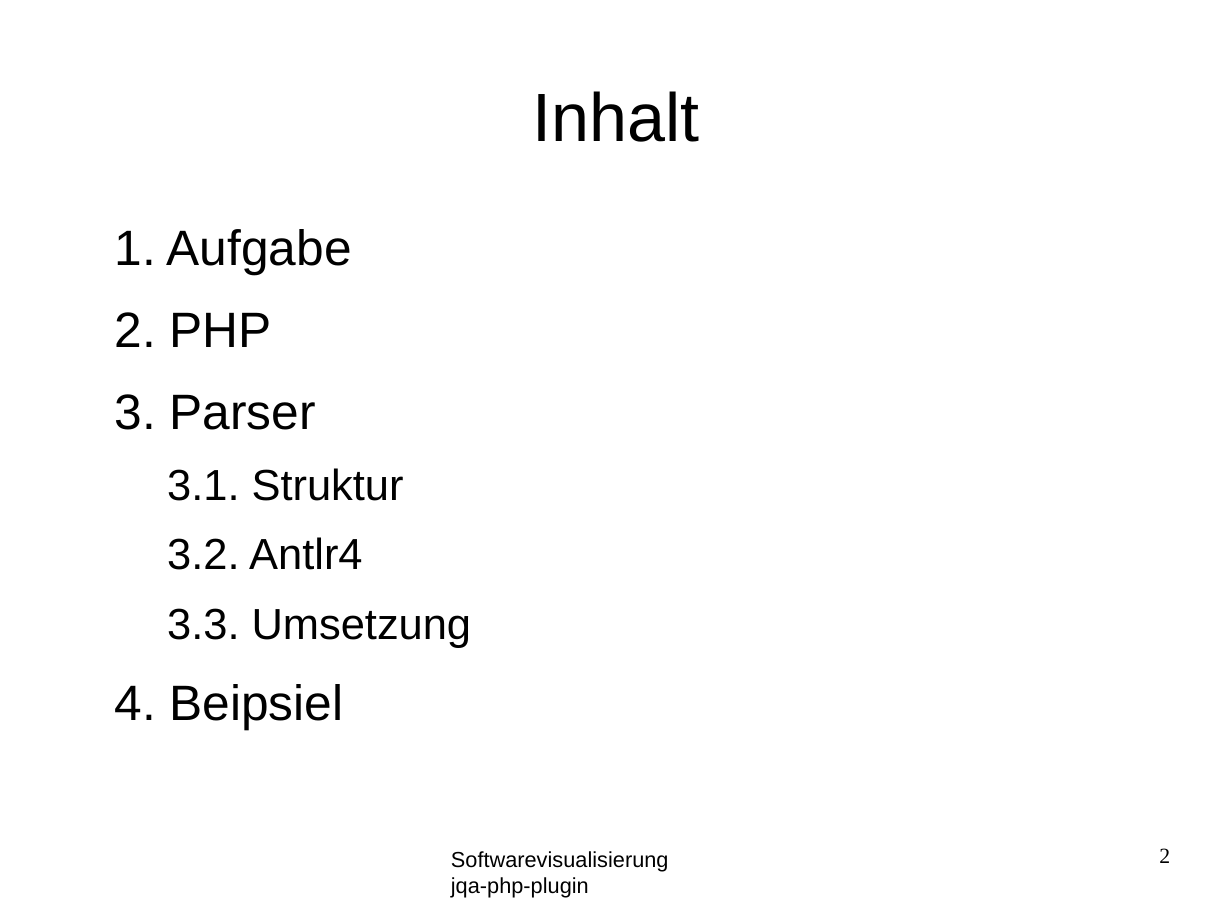
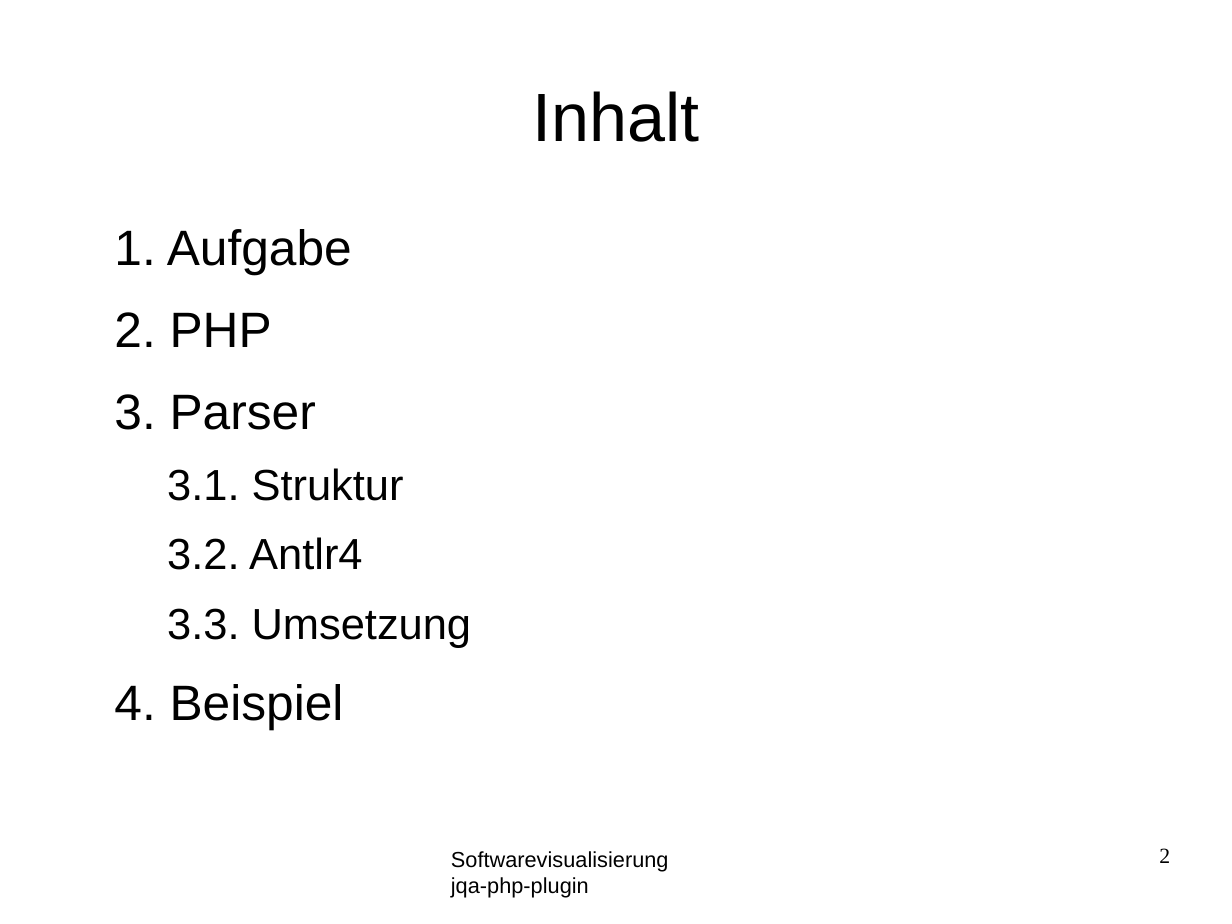
Before and after one commit to softvis-research/jqa-php-plugin, a slide deck: slide 2 of material/presentation.odp. Drawn at 1232x924 pixels with LibreOffice and Linux fonts; fonts in the diff are those of the drawing; background and template pictures are left out. Boxes give left, top, right and bottom in pixels: in the first picture for what was removed or moved away, otherwise in the second. Text is boxed around its words. In the diff, an @@ line names an element or a change of style, - is before the commit and + after.

```diff
--- a/material/presentation.odp
+++ b/material/presentation.odp
@@ text at (114,684,344,729): text changed @@
-4. Beipsiel
+4. Beispiel
```
Also in this commit, not shown: 4 other slides changed, 10 slides added, 3 other files.
